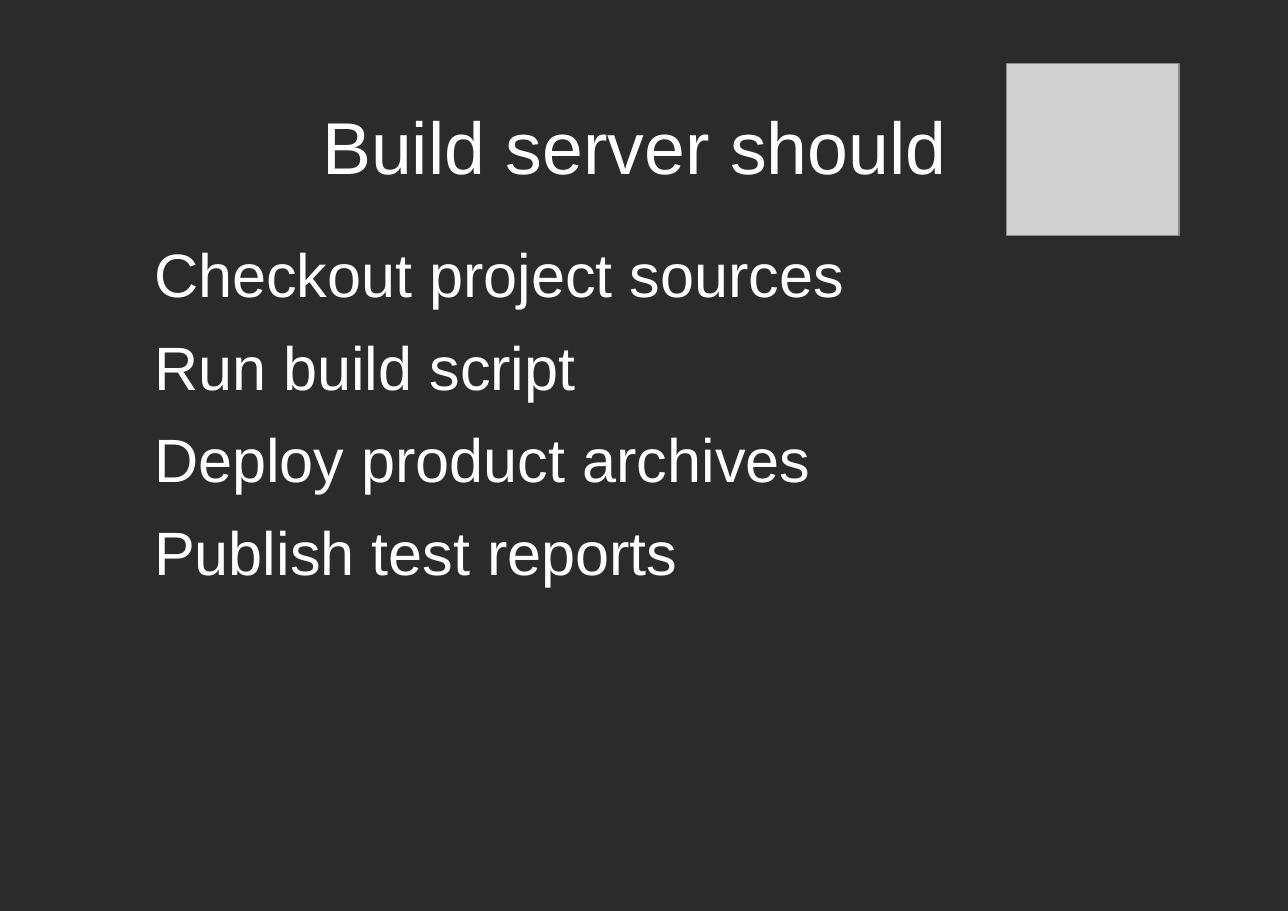
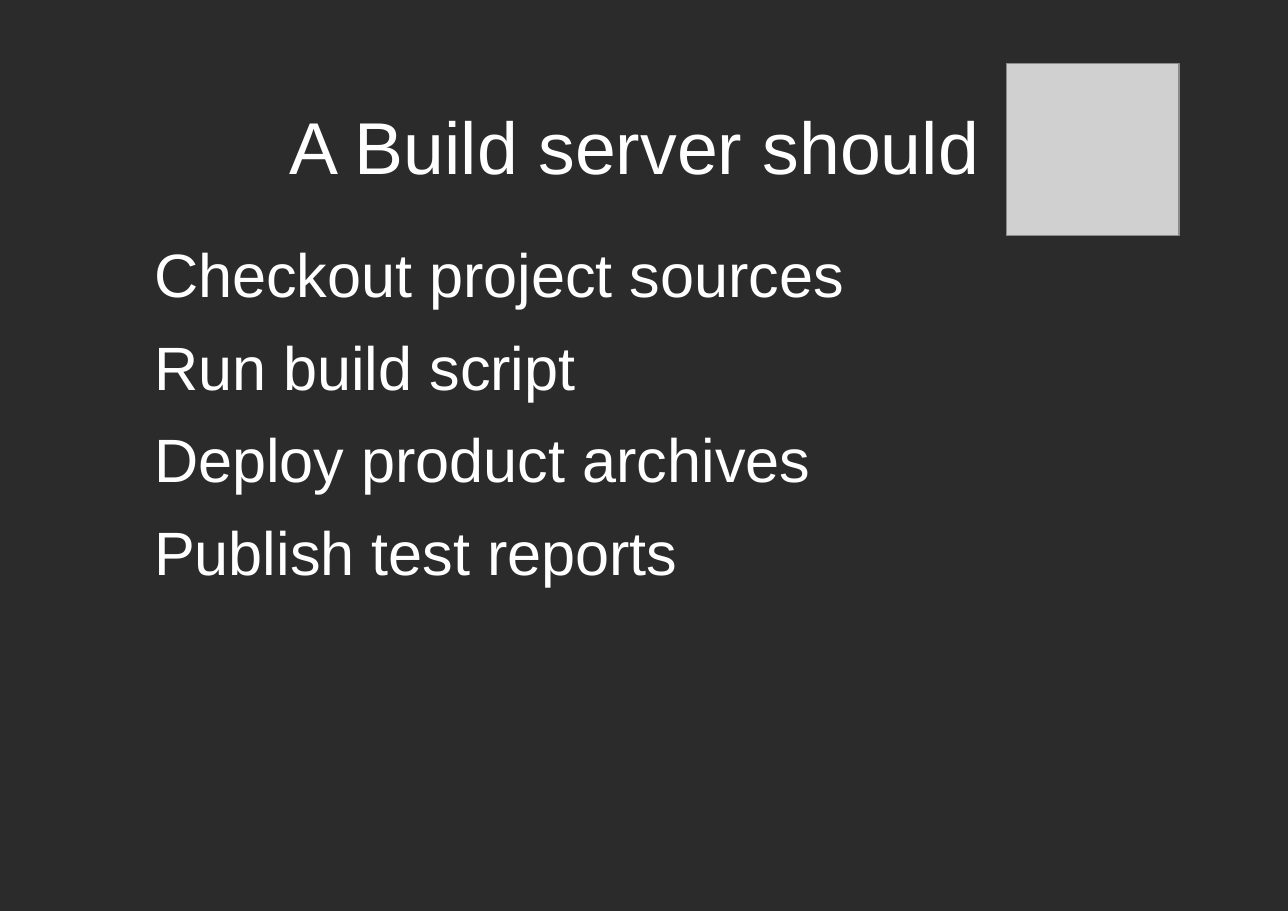
Before and after one commit to dodikk/iOS-articles, a slide deck: slide 4 of 3-iContiniousIntegration/ciPresentation.odp. Drawn at 1288x911 pixels with LibreOffice and Linux fonts; fonts in the diff are those of the drawing; grey boxes stand for pictures; background and template pictures are left out; a plain dark background stands for a picture behind light text. Boxes give left, top, right and bottom in pixels: in the first picture for what was removed or moved away, otherwise in the second. Text is boxed around its words. In the diff, an @@ line names an element or a change of style, - is before the commit and + after.

```diff
--- a/3-iContiniousIntegration/ciPresentation.odp
+++ b/3-iContiniousIntegration/ciPresentation.odp
@@ title at [290,121,979,175]: text changed @@
-Build server should
+A Build server should
```
Also in this commit, not shown: 7 other slides changed, 1 slide removed, 47 other files.
